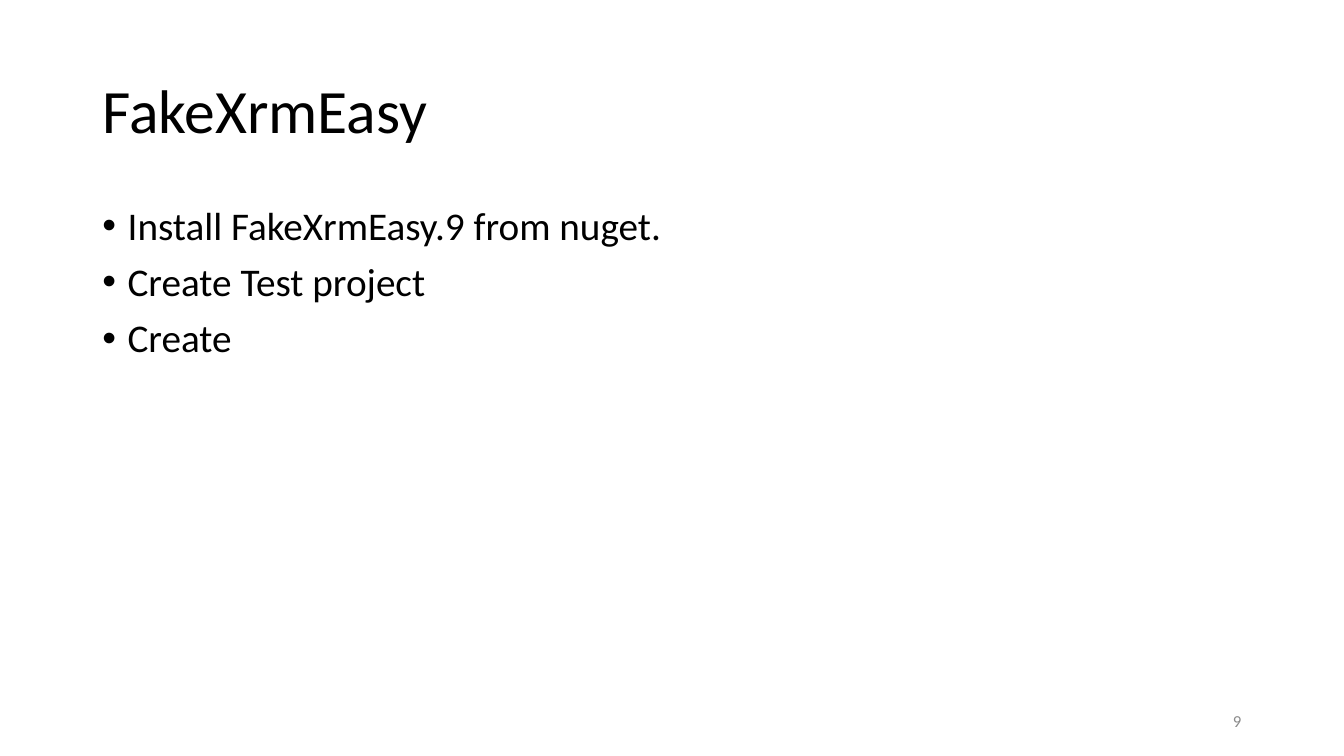
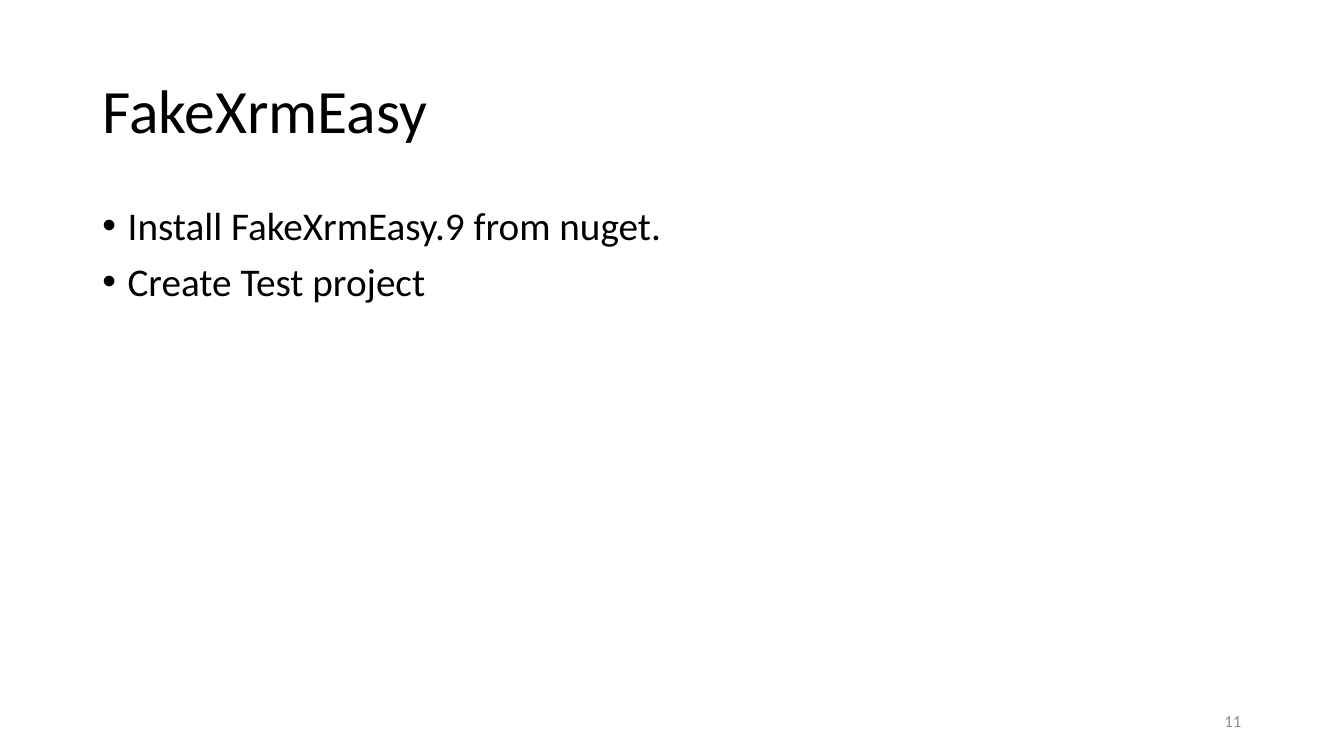
Before and after one commit to rogerhillgsy/CRMTraining, a slide deck: slide 11 of Documents/Additional Topics.pptx (slide 9 before the commit). Drawn at 1344x756 pixels with LibreOffice and Linux fonts; fonts in the diff are those of the drawing. Boxes give left, top, right and bottom in pixels: in the first picture for what was removed or moved away, otherwise in the second. Text is boxed around its words. In the diff, an @@ line names an element or a change of style, - is before the commit and + after.

```diff
--- a/Documents/Additional Topics.pptx
+++ b/Documents/Additional Topics.pptx
@@ text at [128,326,232,353]: paragraph removed @@
-• Create
@@ page number at [1224,716,1241,727]: text changed @@
-9
+11
```
Also in this commit, not shown: 6 other slides changed, 3 slides added, 8 other files.
